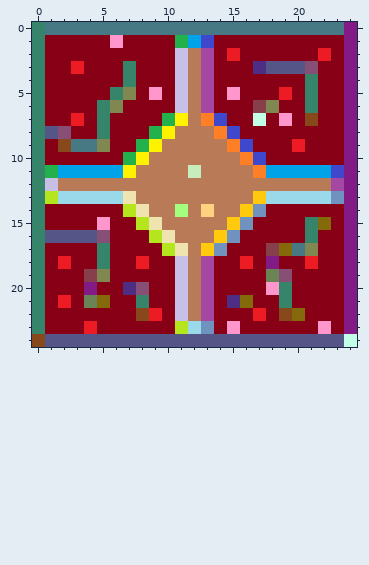
Two versions of one pixel-art sprite, Zeldinha/res/newMap2.png. Above, as it was before the edit.
The file is 25x25 pixels.
The result:
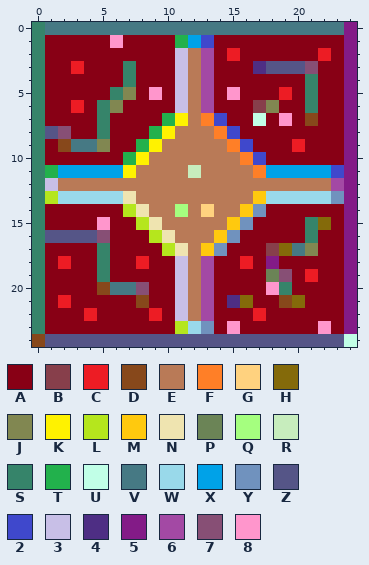
Palette (. is transparent): A #880015  B #873f4b  C #ed1c24  D #87481b  E #b97a57  F #ff7f27  G #ffd27f  H #846a0a  J #818751  K #fff200  L #b5e61d  M #ffc90e  N #efe4b0  P #6b8456  Q #a5ff7f  R #c7edbd  S #36846a  T #22b14c  U #c1ffe7  V #467984  W #99d9ea  X #00a2e8  Y #7092be  Z #555587  2 #3f48cc  3 #c8bfe7  4 #4e2e84  5 #831b87  6 #a349a4  7 #874f75  8 #ff96cc
Changes in this commit:
{"y":6,"x":3,"old":"A","new":"C"}
{"y":7,"x":3,"old":"C","new":"A"}
{"y":18,"x":21,"old":"C","new":"A"}
{"y":19,"x":4,"old":"BJ","new":"AS"}
{"y":19,"x":21,"old":"A","new":"C"}
{"y":20,"x":4,"old":"5AA4","new":"ADVV"}
{"y":21,"x":4,"old":"PH","new":"AA"}
{"y":21,"x":8,"old":"S","new":"D"}
{"y":21,"x":19,"old":"SA","new":"DH"}
{"y":22,"x":4,"old":"A","new":"C"}
{"y":22,"x":8,"old":"D","new":"A"}
{"y":22,"x":19,"old":"DH","new":"AA"}
{"y":23,"x":4,"old":"C","new":"A"}
